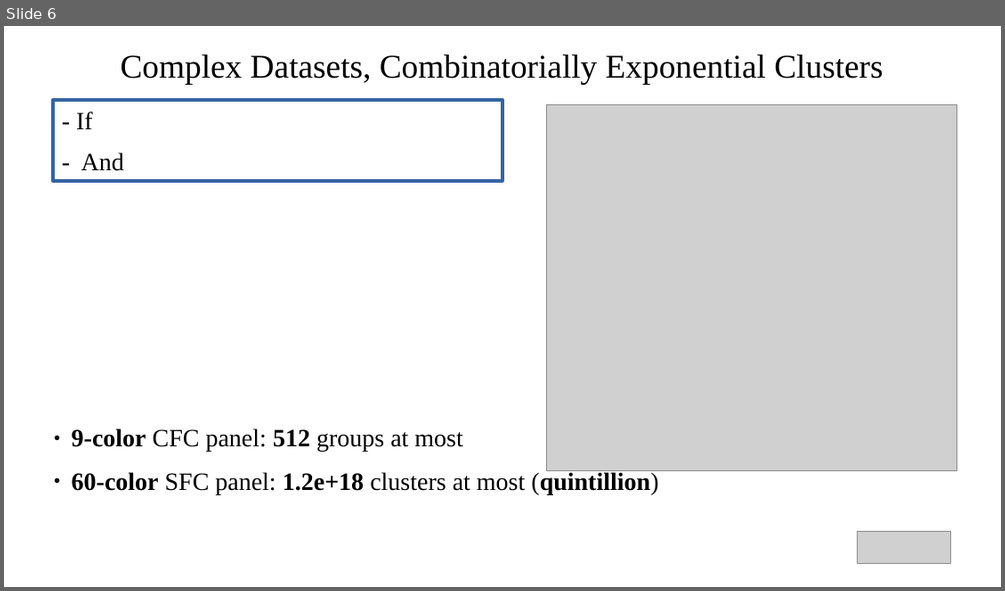
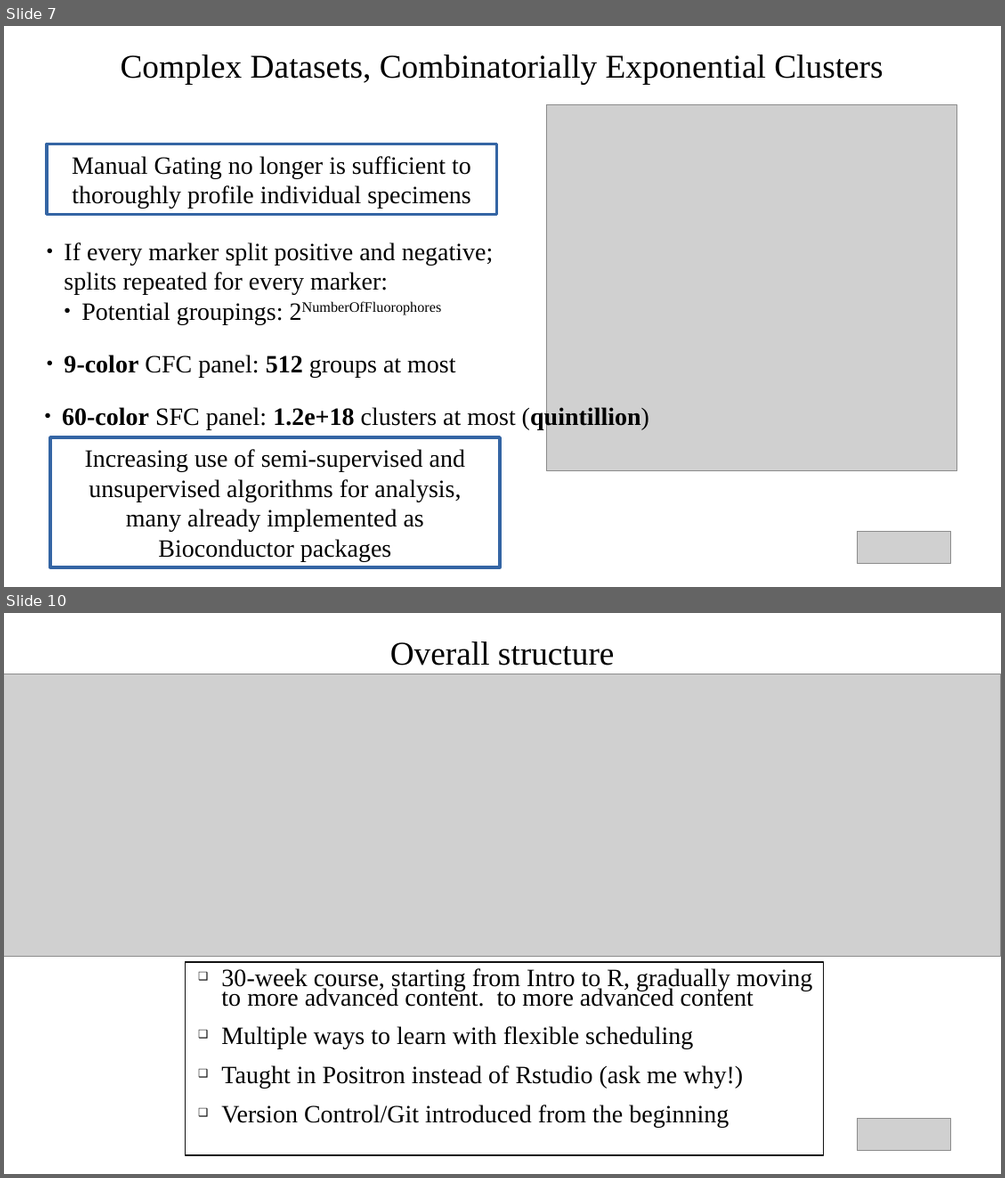
Before and after one commit to DavidRach/CytometryIn_Bioc2026, a slide deck: DavidRach_CytometryInR_BioC2026.pptx. Shown one above the other, each under a label of ours: slide 6 before the commit, slides 7 and 10 after it; the slides between them are not shown. The pictures are 1005x591 and 1005x1178 pixels, drawn with LibreOffice and Linux fonts; fonts in the diff are those of the drawing; grey boxes stand for pictures. Boxes give left, top, right and bottom in pixels: in the first picture for what was removed or moved away, otherwise in the second. Text is boxed around its words. In the diff, an @@ line names an element or a change of style, - is before the commit and + after.

```diff
--- a/DavidRach_CytometryInR_BioC2026.pptx
+++ b/DavidRach_CytometryInR_BioC2026.pptx
@@ slide 10 added at bbox=[4, 613, 1001, 1174], background #FFFFFF @@
@@ title added at bbox=[390, 641, 614, 666], 32 pt, text #000000 @@
+Overall structure
@@ picture added at bbox=[4, 674, 1001, 956] @@
@@ rectangle added at bbox=[185, 962, 824, 1155], fill #FFFFFF, outline #111111 1.45 pt @@
@@ text added at bbox=[221, 968, 813, 1127], 24 pt, text #000000 @@
+❑ 30-week course, starting from Intro to R, gradually moving to more advanced content. to more advanced content
+❑ Multiple ways to learn with flexible scheduling
+❑ Taught in Positron instead of Rstudio (ask me why!)
+❑ Version Control/Git introduced from the beginning
@@ picture added at bbox=[858, 1118, 951, 1151] @@
@@ what was slide 6 is now slide 7 @@
@@ slide 7 changed as well @@
@@ rectangle removed at bbox=[53, 100, 502, 181] @@
-- If
-- And
@@ rectangle added at bbox=[47, 144, 496, 215], outline #3465A4 2.89 pt, 24 pt, text #000000 @@
+Manual Gating no longer is sufficient to thoroughly profile individual specimens
@@ text added at bbox=[64, 242, 494, 324], 24 pt, text #000000 @@
+● If every marker split positive and negative; splits repeated for every marker:
+  ● Potential groupings: 2NumberOfFluorophores
@@ text "60-color SFC panel: 1.2e+18 clusters ...": place and size @@
-text "60-color SFC panel: 1.2e+18 clusters ..." at bbox=[72, 470, 658, 494]
+text "60-color SFC panel: 1.2e+18 clusters ..." at bbox=[62, 405, 649, 429]
@@ text "9-color CFC panel: 512 groups ...": place and size @@
-text "9-color CFC panel: 512 groups ..." at bbox=[72, 428, 462, 451]
+text "9-color CFC panel: 512 groups ..." at bbox=[64, 354, 455, 377]
@@ rectangle added at bbox=[50, 437, 500, 567], outline #3465A4 2.89 pt, 24 pt, text #000000 @@
+Increasing use of semi-supervised and unsupervised algorithms for analysis, many already implemented as Bioconductor packages
```
Also in this commit, not shown: 9 other slides changed, 10 other slides added, 10 slides removed, 1 other file.
